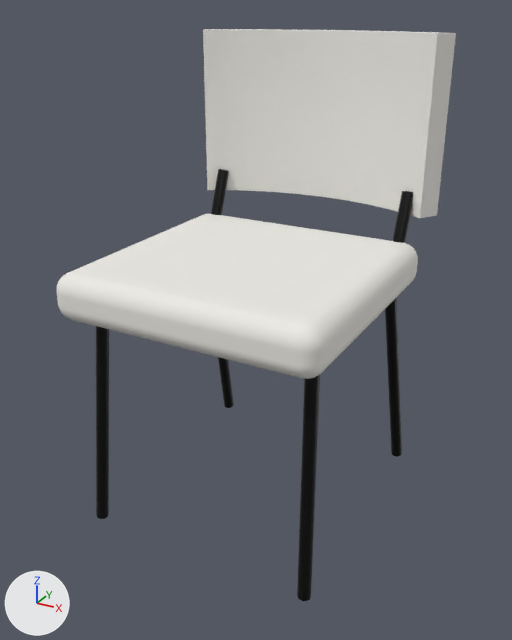
The glTF model catalogo/sillas/silla-comedor.glb, before and after one commit.
The view is the same before and after, from a 50 mm camera at (0.552, -1.024, 0.856) aimed at (0.002, -0.025, 0.357). The axes (+X, +Y, +Z) are drawn at lower left. The lights are the same throughout. The picture after the commit comes second. Vertices at exactly the same position are counted once.

The scene before the commit, as lines of its bpy script (objects in view):
```python
mat_tapizado_blanco = principled_material('tapizado-blanco')
mat_tapizado_blanco.base_color = (0.843, 0.828, 0.782)  # white #edebe5
mat_tapizado_blanco.roughness = 0.85
me_silla_comedor = bpy.data.meshes.new('silla-comedor')
me_silla_comedor.from_pydata(...)  # 526 vertices, 1024 faces; spans x -0.24..0.24, y -0.275..0.275, z -0.002..0.82
# faces by material slot: [784, 240]
me_silla_comedor.materials.append(mat_tapizado_blanco)  # white #edebe5
me_silla_comedor.materials.append(mat_metal_negro)  # black #131313
ob_silla_comedor = bpy.data.objects.new('silla-comedor', me_silla_comedor)
ob_silla_comedor.location = (0.0, 0.0, 0.0)
```
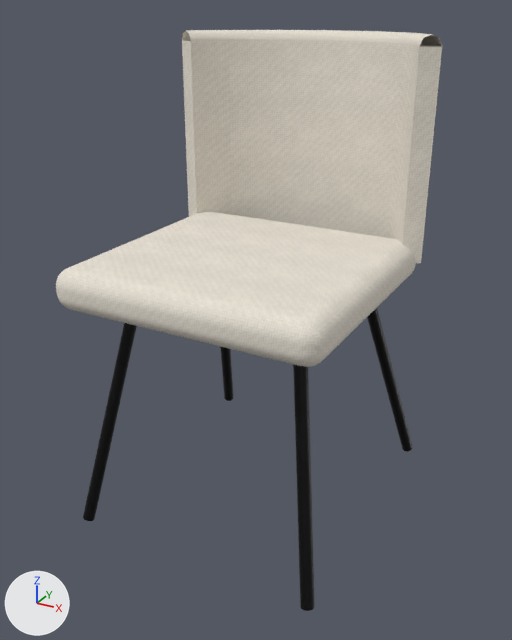
Diff of the bpy script that builds the scene:
```diff
--- a/catalogo/sillas/silla-comedor.glb.py
+++ b/catalogo/sillas/silla-comedor.glb.py
@@ img_tela @@
+img_tela = load_image('tela', '_unpacked/tela', 64, 64, 'sRGB')
@@ mat_tapizado_blanco @@
 n0 = _N.new('ShaderNodeBsdfPrincipled'); n0.name = 'Principled BSDF'
-n0.inputs[0].default_value = (0.843, 0.828, 0.782, 1.0)  # 'Base Color', white #edebe5
-n0.inputs[2].default_value = 0.85  # 'Roughness'
+n0.inputs[2].default_value = 0.95  # 'Roughness'
 n1 = _N.new('ShaderNodeOutputMaterial'); n1.name = 'Material Output'
+n2 = _N.new('ShaderNodeMix'); n2.name = 'Mix'
+n2.data_type = 'RGBA'
+n2.blend_type = 'MULTIPLY'
+n2.inputs[0].default_value = 1.0  # 'Factor'
+n2.inputs[7].default_value = (0.908, 0.848, 0.743, 1.0)  # 'B', white #f4ede0
+n3 = _N.new('ShaderNodeTexImage'); n3.name = 'Image Texture'
+n3.image = img_tela
 _L.new(n0.outputs[0], n1.inputs[0])  # 'BSDF' to 'Surface'
+_L.new(n2.outputs[2], n0.inputs[0])  # 'Result' to 'Base Color'
+_L.new(n3.outputs[0], n2.inputs[6])  # 'Color' to 'A'
@@ me_silla_comedor @@
 # used by ob_silla_comedor; location = (0.0, 0.0, 0.0)
-me_silla_comedor.from_pydata(...)  # 526 vertices, 1024 faces; spans x -0.24..0.24, y -0.275..0.275, z -0.002..0.82
+me_silla_comedor.from_pydata(...)  # 896 vertices, 1756 faces; spans x -0.24..0.24, y -0.275..0.275, z 0.0..0.82
+# me_silla_comedor part 1: the loose piece of 296 vertices spanning x -0.23..0.23, y -0.275..0.175, z 0.4..0.48 is rebuilt with 296 vertices and now spans x -0.23..0.23, y -0.275..0.165, z 0.418..0.488
+# me_silla_comedor part 2: the loose piece of 100 vertices spanning x -0.24..0.24, y 0.175..0.275, z 0.52..0.82 is rebuilt with 504 vertices and now spans x -0.24..0.24, y 0.117..0.275, z 0.453..0.82
+# me_silla_comedor part 3: the loose piece of 43 vertices spanning x -0.216..-0.179, y 0.12..0.23, z -0.002..0.564 is rebuilt with 22 vertices and now spans x -0.231..-0.139, y 0.09..0.255, z 0.0..0.422
+# me_silla_comedor part 4: the loose piece of 43 vertices spanning x 0.179..0.216, y 0.12..0.23, z -0.002..0.564 is rebuilt with 22 vertices and now spans x 0.139..0.231, y 0.09..0.255, z 0.0..0.422
+# me_silla_comedor part 5: the loose piece of 22 vertices spanning x -0.216..-0.179, y -0.246..-0.189, z -0.001..0.401 is rebuilt with 22 vertices and now spans x -0.23..-0.14, y -0.266..-0.149, z 0.001..0.421
+# me_silla_comedor part 6: the loose piece of 22 vertices spanning x 0.179..0.216, y -0.246..-0.189, z -0.001..0.401 is rebuilt with 22 vertices and now spans x 0.14..0.23, y -0.266..-0.149, z 0.001..0.421
+# other edits to the shape of me_silla_comedor do not show in these pictures
 me_silla_comedor.materials.append(mat_tapizado_blanco)
```

Changed parts and their boxes (x1, y1, x2, y2) in the pictures (512 x 640 px):
'silla-comedor', surface changed, reshaped
    before: (57, 29, 456, 601)
    after: (56, 30, 442, 611)
part 1 of me_silla_comedor, rebuilt (6% shorter)
    before: (57, 214, 418, 379)
    after: (56, 212, 416, 367)
part 2 of me_silla_comedor, rebuilt (23% taller)
    before: (203, 29, 456, 218)
    after: (182, 30, 442, 263)
part 3 of me_silla_comedor, rebuilt
    before: (211, 169, 234, 408)
    after: (220, 346, 234, 401)
part 4 of me_silla_comedor, rebuilt
    before: (385, 191, 413, 457)
    after: (367, 308, 412, 452)
part 5 of me_silla_comedor, rebuilt
    before: (96, 326, 109, 519)
    after: (83, 323, 137, 521)
part 6 of me_silla_comedor, rebuilt (9% taller)
    before: (297, 374, 320, 601)
    after: (293, 364, 315, 611)
